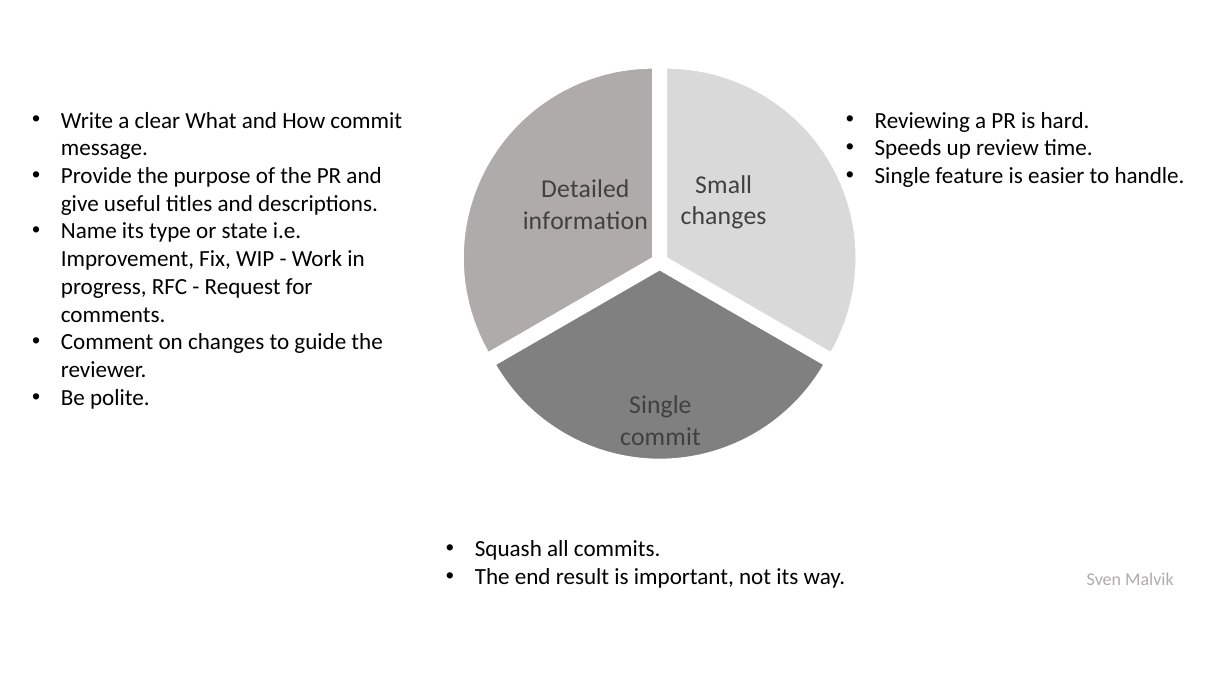
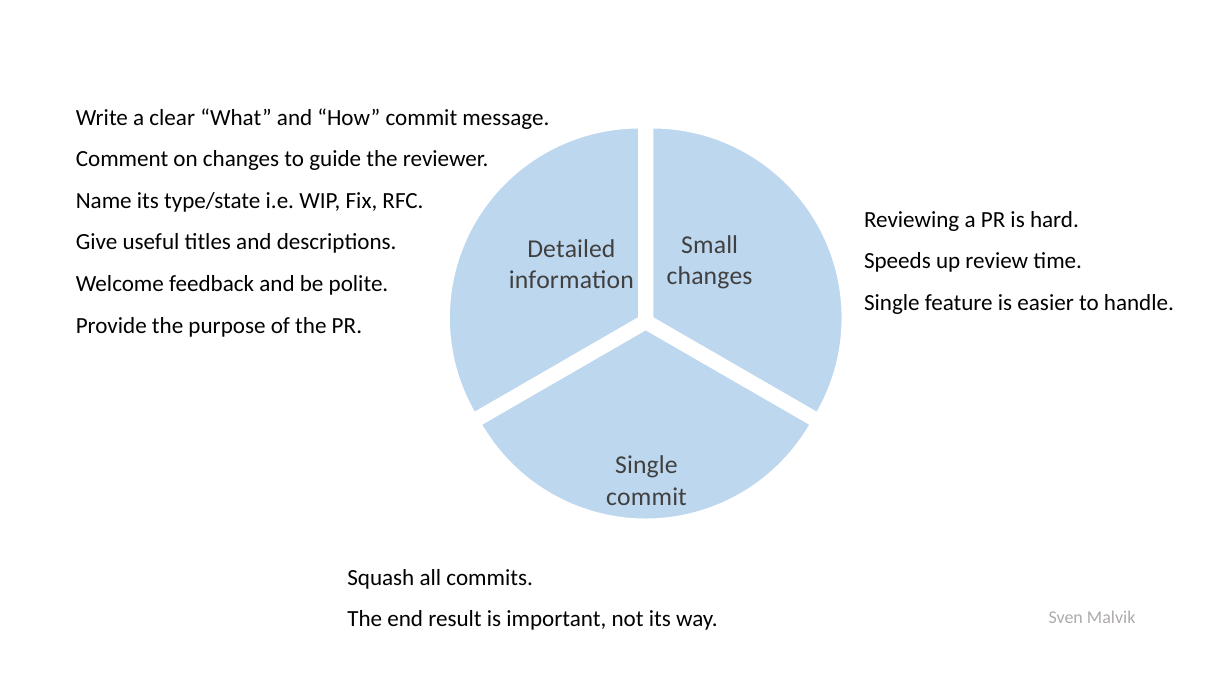
Before and after one commit to svenmalvik/insights, a slide deck: slide 1 of pull-request/pull-request.pptx. Drawn at 1232x693 pixels with LibreOffice and Linux fonts; fonts in the diff are those of the drawing. Boxes give left, top, right and bottom in pixels: in the first picture for what was removed or moved away, otherwise in the second. Text is boxed around its words. In the diff, an @@ line names an element or a change of style, - is before the commit and + after.

```diff
--- a/pull-request/pull-request.pptx
+++ b/pull-request/pull-request.pptx
@@ text "Write a clear “What” and ...": place and size @@
-text "Write a clear “What” and ..." at box(61, 112, 402, 409)
+text "Write a clear “What” and ..." at box(76, 108, 549, 337)
@@ text at box(76, 108, 549, 129): text changed @@
-• Write a clear What and How commit message.
-• Provide the purpose of the PR and give useful titles and descriptions.
-• Name its type or state i.e. Improvement, Fix, WIP - Work in progress, RFC - Request for comments.
+Write a clear “What” and “How” commit message.
@@ pie chart at box(283, 99, 970, 602) @@
@@ colours of single points changed @@
@@ pie chart: place and size @@
-pie chart at box(297, 39, 983, 542)
+pie chart at box(283, 99, 970, 602)
@@ text at box(76, 150, 489, 170): bullet • to none; line spacing 1 to 1.5 @@
@@ text at box(76, 192, 423, 337): text changed @@
-• Be polite.
+Name its type/state i.e. WIP, Fix, RFC.
+Give useful titles and descriptions.
+Welcome feedback and be polite.
+Provide the purpose of the PR.
@@ text "Reviewing a PR is hard." at box(864, 211, 1174, 314): bullet • to none; line spacing 1 to 1.5 @@
@@ text "Reviewing a PR is hard.": place and size @@
-text "Reviewing a PR is hard." at box(875, 112, 1185, 187)
+text "Reviewing a PR is hard." at box(864, 211, 1174, 314)
@@ text "Squash all commits.": place and size @@
-text "Squash all commits." at box(475, 540, 846, 588)
+text "Squash all commits." at box(347, 569, 718, 630)
@@ text "Squash all commits." at box(347, 569, 718, 630): bullet • to none; line spacing 1 to 1.5 @@
@@ text "Sven Malvik": place and size @@
-text "Sven Malvik" at box(1087, 572, 1174, 585)
+text "Sven Malvik" at box(1049, 611, 1136, 623)
```
Also in this commit, not shown: 1 other file.
